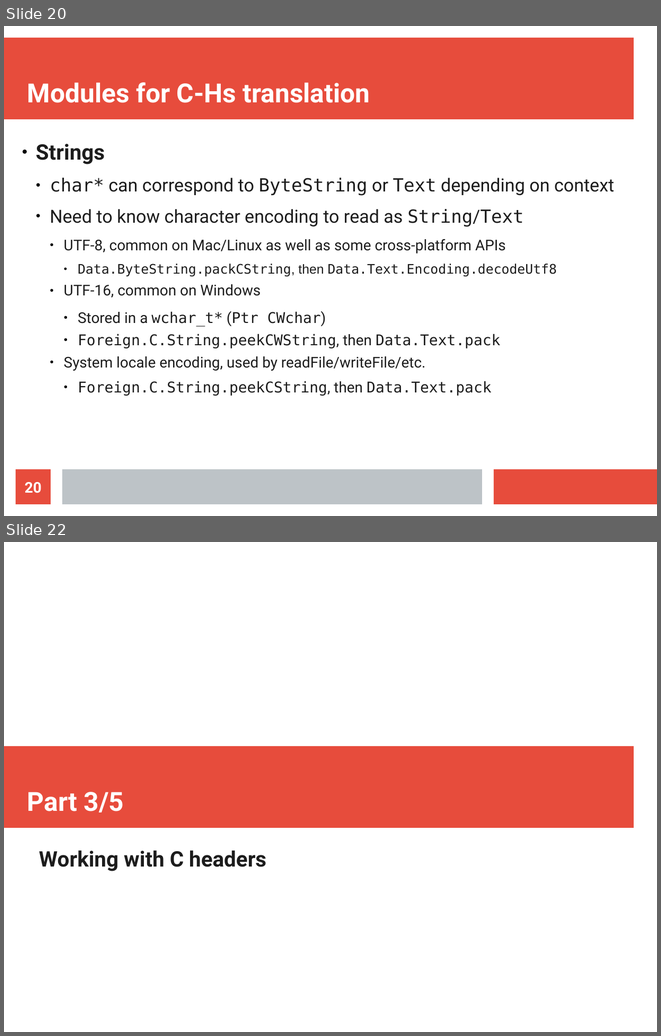
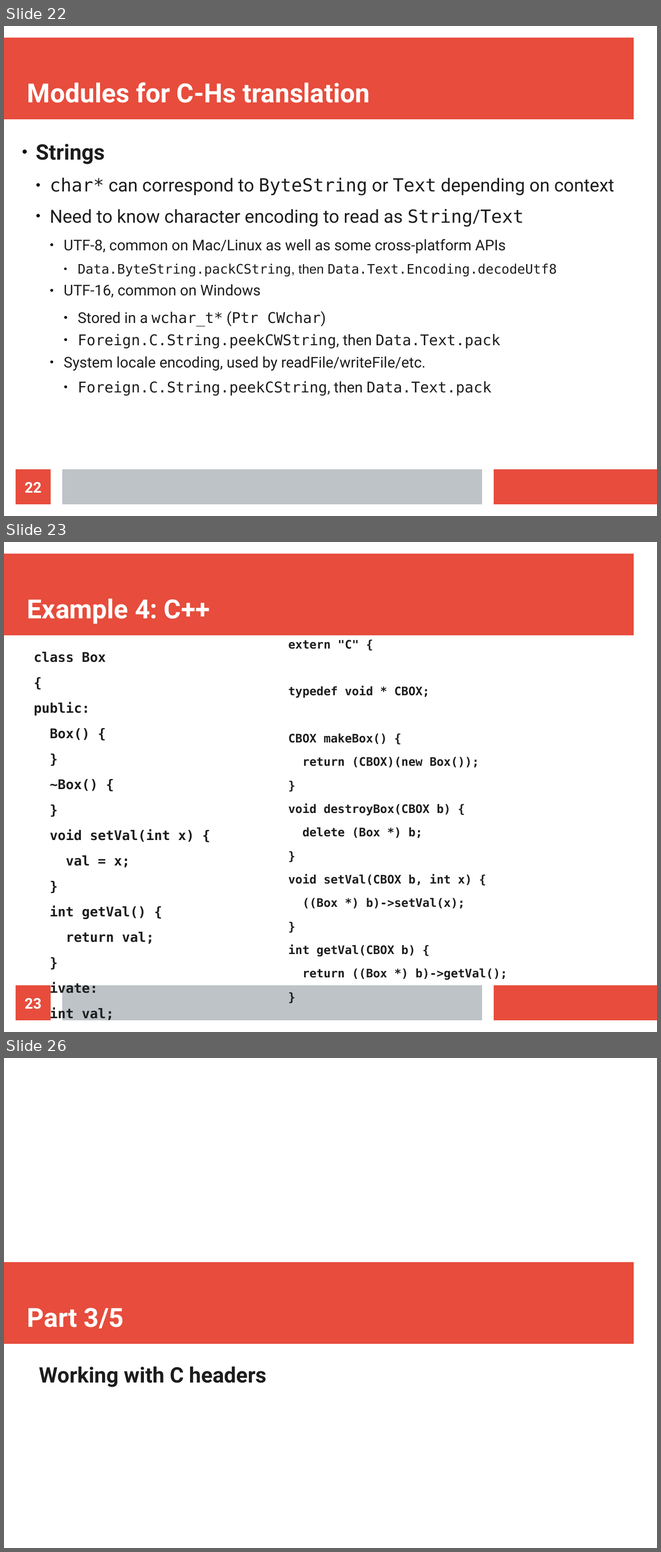
Before and after one commit to mtolly/haskell-c-talk, a slide deck: presentation.odp. Shown one above the other, each under a label of ours: slides 20 and 22 before the commit, slides 22, 23 and 26 after it; the slides between them are not shown. The pictures are 661x1036 and 661x1552 pixels, drawn with LibreOffice and Linux fonts; fonts in the diff are those of the drawing. Boxes give left, top, right and bottom in pixels: in the first picture for what was removed or moved away, otherwise in the second. Text is boxed around its words. In the diff, an @@ line names an element or a change of style, - is before the commit and + after.

Commit message:
Array and C++ examples

```diff
--- a/presentation.odp
+++ b/presentation.odp
@@ slide 23 added at <box>4,542,657,1032</box>, background #FFFFFF; not listed: 3 template elements that a slide beside it also shows @@
@@ title added at <box>27,598,210,624</box>, 32 pt, text #FFFFFF, bold @@
+Example 4: C++
@@ text added at <box>34,652,194,1021</box>, 16.2 pt, text #1C1C1C, bold @@
+class Box
+{
+public:
+Box() {
+}
+~Box() {
+}
+void setVal(int x) {
+val = x;
+}
+int getVal() {
+return val;
+}
+private:
+int val;
+};
@@ text added at <box>288,640,507,980</box>, 14.3 pt, text #1C1C1C, bold @@
+extern "C" {
+typedef void * CBOX;
+CBOX makeBox() {
+return (CBOX)(new Box());
+}
+void destroyBox(CBOX b) {
+delete (Box *) b;
+}
+void setVal(CBOX b, int x) {
+((Box *) b)->setVal(x);
+}
+int getVal(CBOX b) {
+return ((Box *) b)->getVal();
+}
+}
@@ page number added at <box>16,985,51,1020</box>, fill #E74C3C, 18 pt, text #FFFFFF, bold @@
+23
@@ what was slide 20 is now slide 22 @@
@@ page number at <box>25,482,42,492</box>: text changed @@
-20
+22
@@ what was slide 22 is now slide 26 @@
```
Also in this commit, not shown: 7 slides changed, 4 other slides added, 8 other files.
